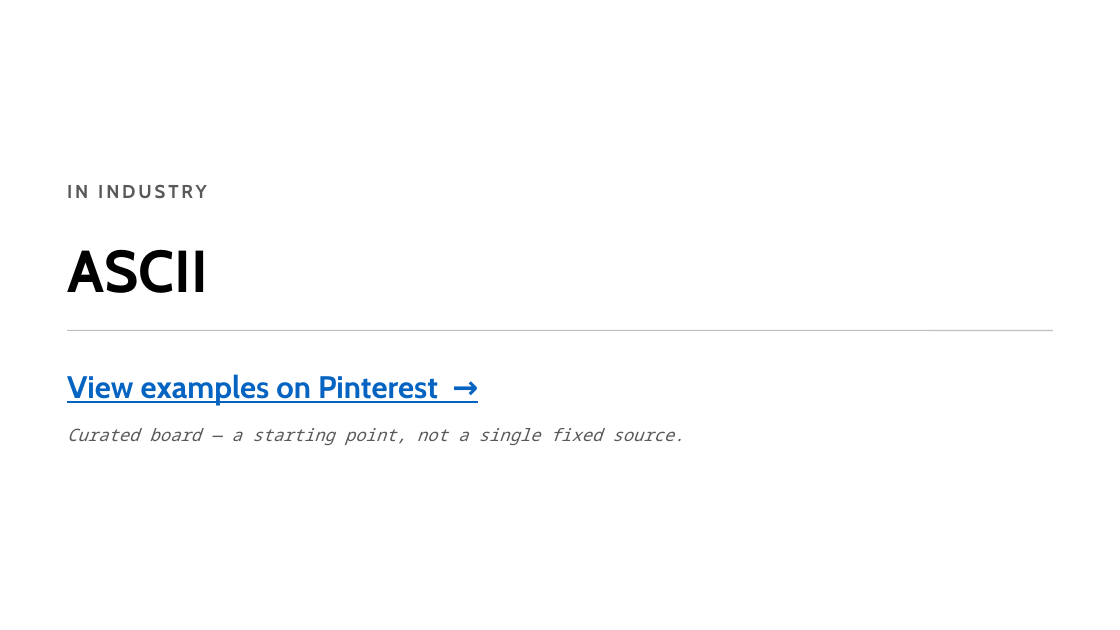
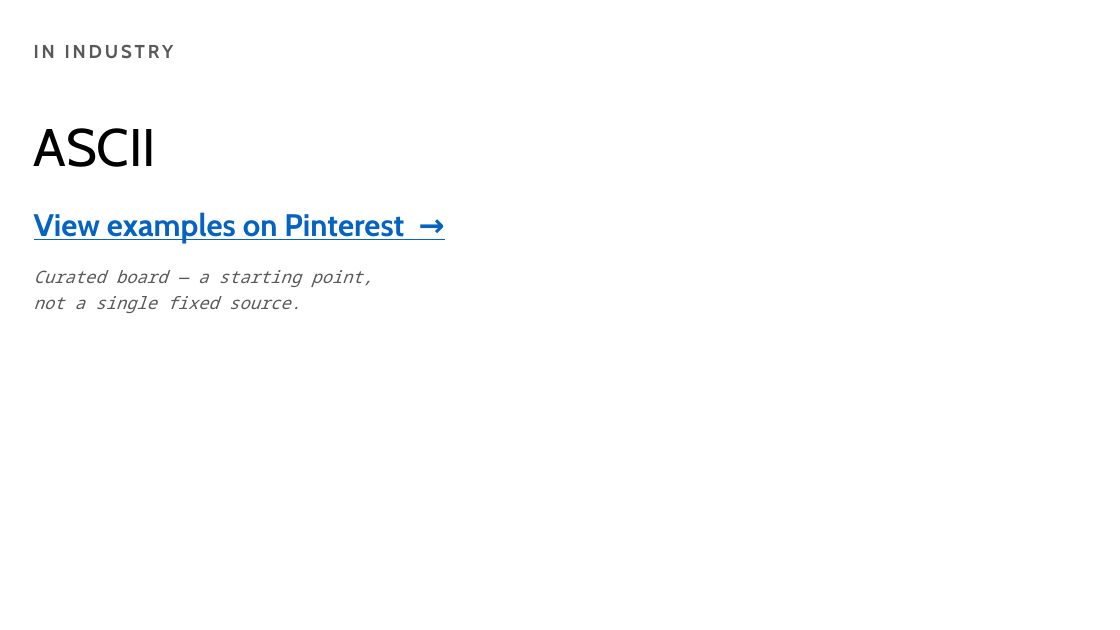
Before and after one commit to PkWr/GD-Remix-Process, a slide deck: slide 15 of Building-With-AI-Photo-Remix-Effects.pptx (slide 18 before the commit). Drawn at 1120x630 pixels with LibreOffice and Linux fonts; fonts in the diff are those of the drawing. Boxes give left, top, right and bottom in pixels: in the first picture for what was removed or moved away, otherwise in the second. Text is boxed around its words. In the diff, an @@ line names an element or a change of style, - is before the commit and + after.

```diff
--- a/Building-With-AI-Photo-Remix-Effects.pptx
+++ b/Building-With-AI-Photo-Remix-Effects.pptx
@@ text "IN INDUSTRY": place and size @@
-text "IN INDUSTRY" at (67, 185, 207, 198)
+text "IN INDUSTRY" at (34, 44, 174, 59)
@@ text "ASCII": place and size @@
-text "ASCII" at (67, 249, 208, 293)
+text "ASCII" at (34, 128, 157, 167)
@@ text "ASCII" at (34, 128, 157, 167): size 38 to 34 pt, bold off @@
@@ text at (34, 212, 404, 313): text changed @@
-Curated board — a starting point, not a single fixed source.
+View examples on Pinterest →
+Curated board — a starting point,
+not a single fixed source.
@@ line removed from (67, 330) to (1053, 330) @@
@@ text removed at (67, 374, 438, 406) @@
-View examples on Pinterest →
```
Also in this commit, not shown: 19 other slides changed, 1 slide added, 8 other files.
